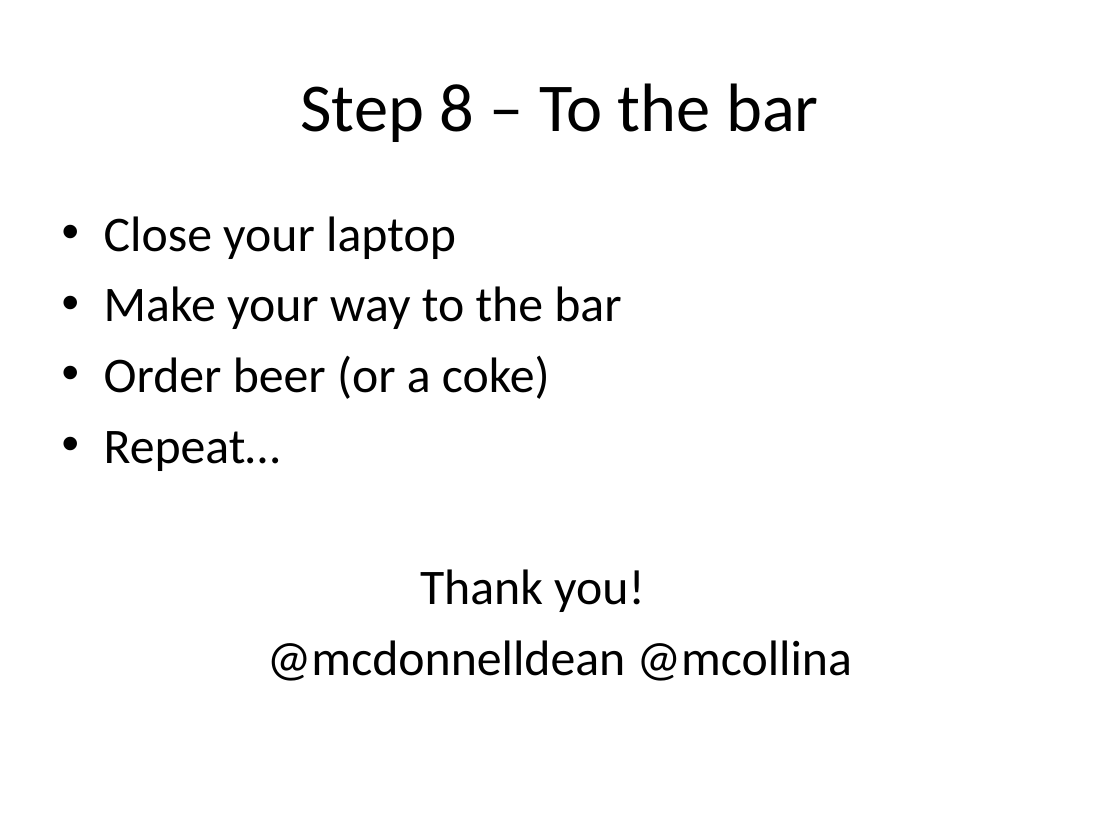
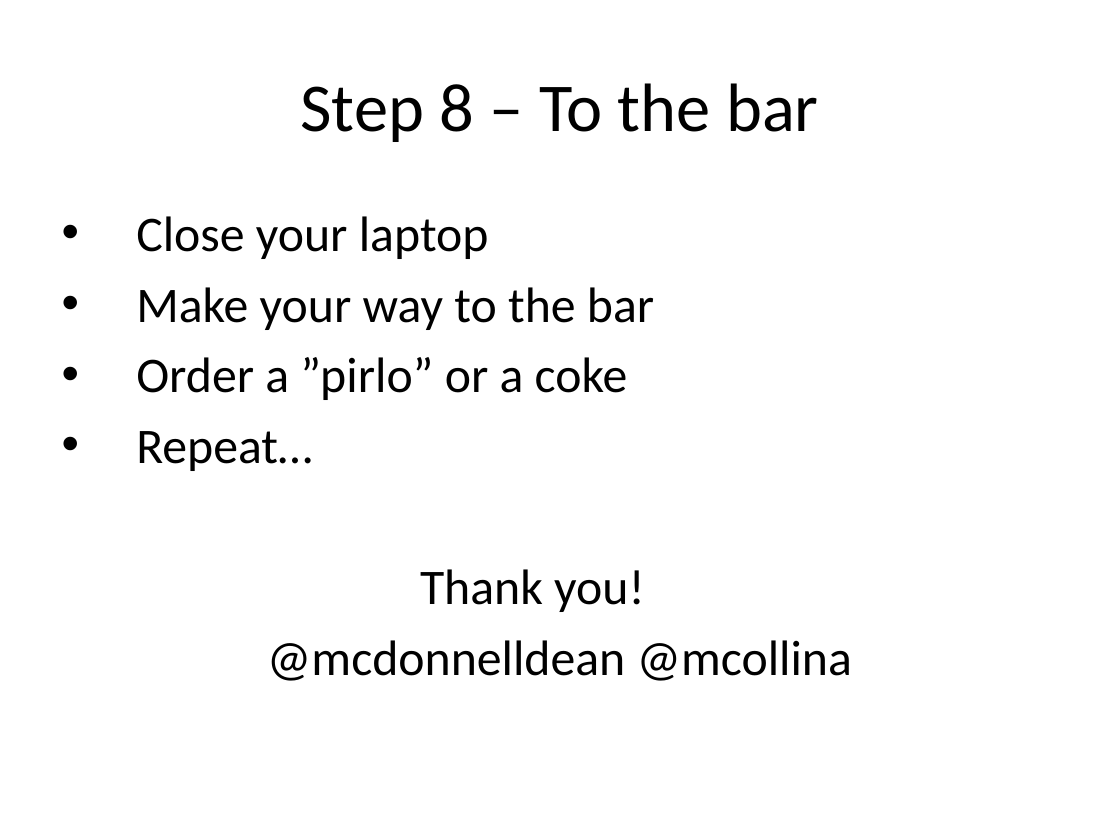
Before and after one commit to nearform/developing-microservices, a slide deck: slide 18 of presentation.pptx (slide 19 before the commit). Drawn at 1120x840 pixels with LibreOffice and Linux fonts; fonts in the diff are those of the drawing; background and template pictures are left out. Boxes give left, top, right and bottom in pixels: in the first picture for what was removed or moved away, otherwise in the second. Text is boxed around its words. In the diff, an @@ line names an element or a change of style, - is before the commit and + after.

Commit message:
updating presentation

```diff
--- a/presentation.pptx
+++ b/presentation.pptx
@@ text at [136, 216, 654, 471]: indent changed @@
@@ text at [136, 357, 628, 400]: text changed @@
-• Order beer (or a coke)
+• Order a ”pirlo” or a coke
```
Also in this commit, not shown: 13 other slides changed, 1 slide removed.
